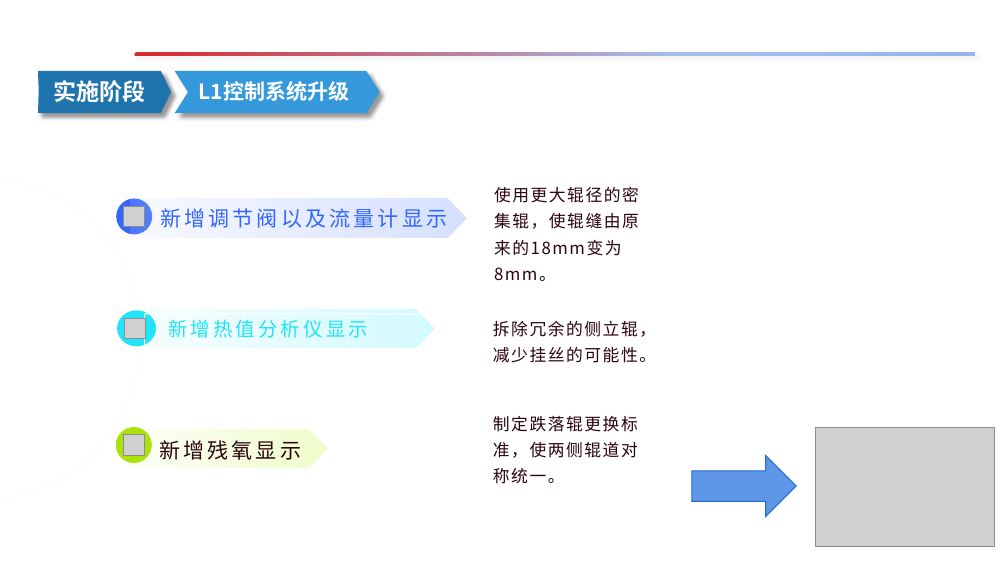
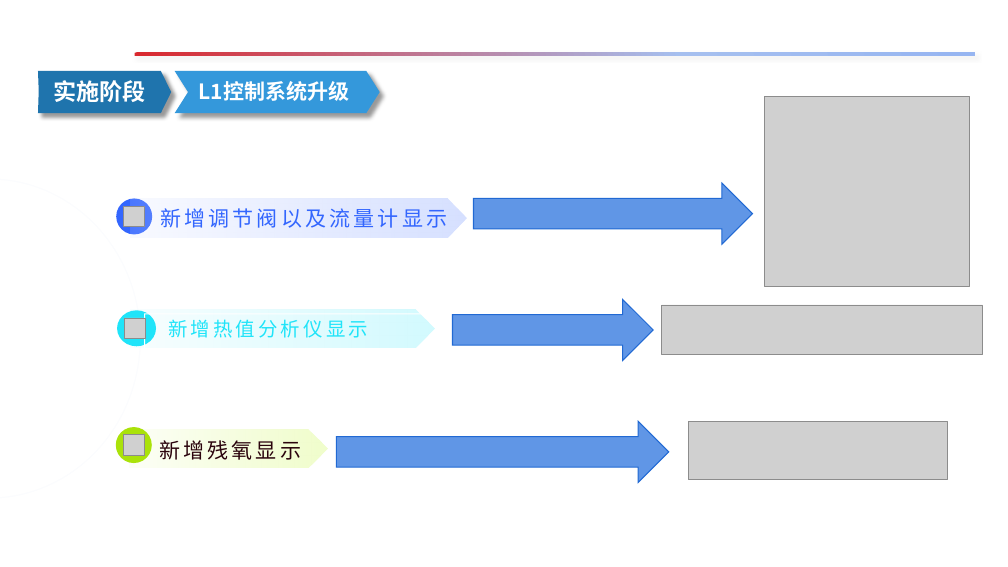
Before and after one commit to wfq1971/work_file, a slide deck: slide 17 of 提升二高Q195φ6产品成材率0619(2)(2).pptx. Drawn at 1008x567 pixels with LibreOffice and Linux fonts; fonts in the diff are those of the drawing; grey boxes stand for pictures. Boxes give left, top, right and bottom in pixels: in the first picture for what was removed or moved away, otherwise in the second. Text is boxed around its words. In the diff, an @@ line names an element or a change of style, - is before the commit and + after.

```diff
--- a/提升二高Q195φ6产品成材率0619(2)(2).pptx
+++ b/提升二高Q195φ6产品成材率0619(2)(2).pptx
@@ picture added at [765, 97, 969, 287] @@
@@ right arrow added at [473, 183, 752, 244], fill #6096E6, outline #2169D3 1 pt @@
@@ text removed at [494, 187, 639, 281] @@
-使用更大辊径的密集辊，使辊缝由原来的18mm变为8mm。
@@ right arrow added at [453, 299, 653, 361], fill #6096E6, outline #2169D3 1 pt @@
@@ text removed at [493, 321, 656, 363] @@
-拆除冗余的侧立辊，减少挂丝的可能性。
@@ picture added at [662, 305, 983, 355] @@
@@ text removed at [493, 416, 638, 484] @@
-制定跌落辊更换标准，使两侧辊道对称统一。
@@ right arrow: place and size @@
-right arrow at [692, 456, 796, 517]
+right arrow at [337, 421, 669, 482]
@@ picture added at [689, 421, 948, 480] @@
@@ picture removed at [816, 427, 994, 546] @@
```
Also in this commit, not shown: 5 other slides changed.
